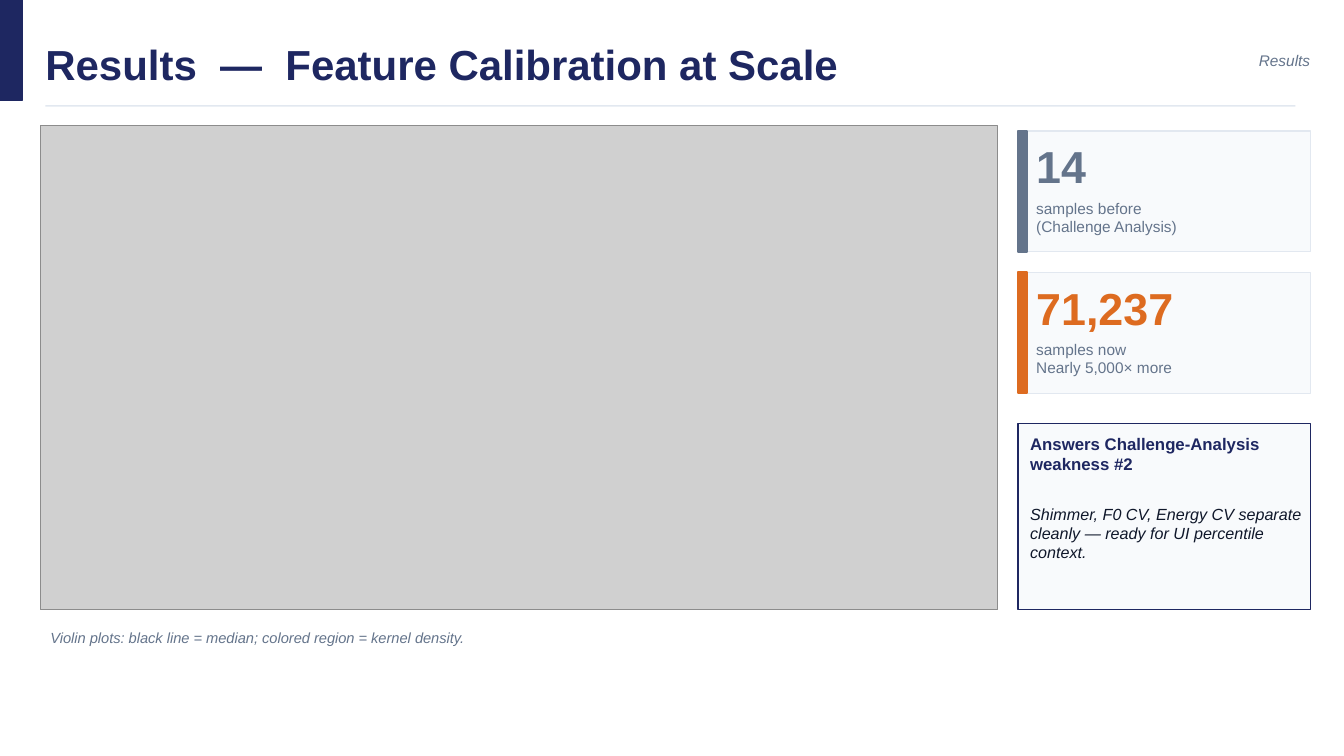
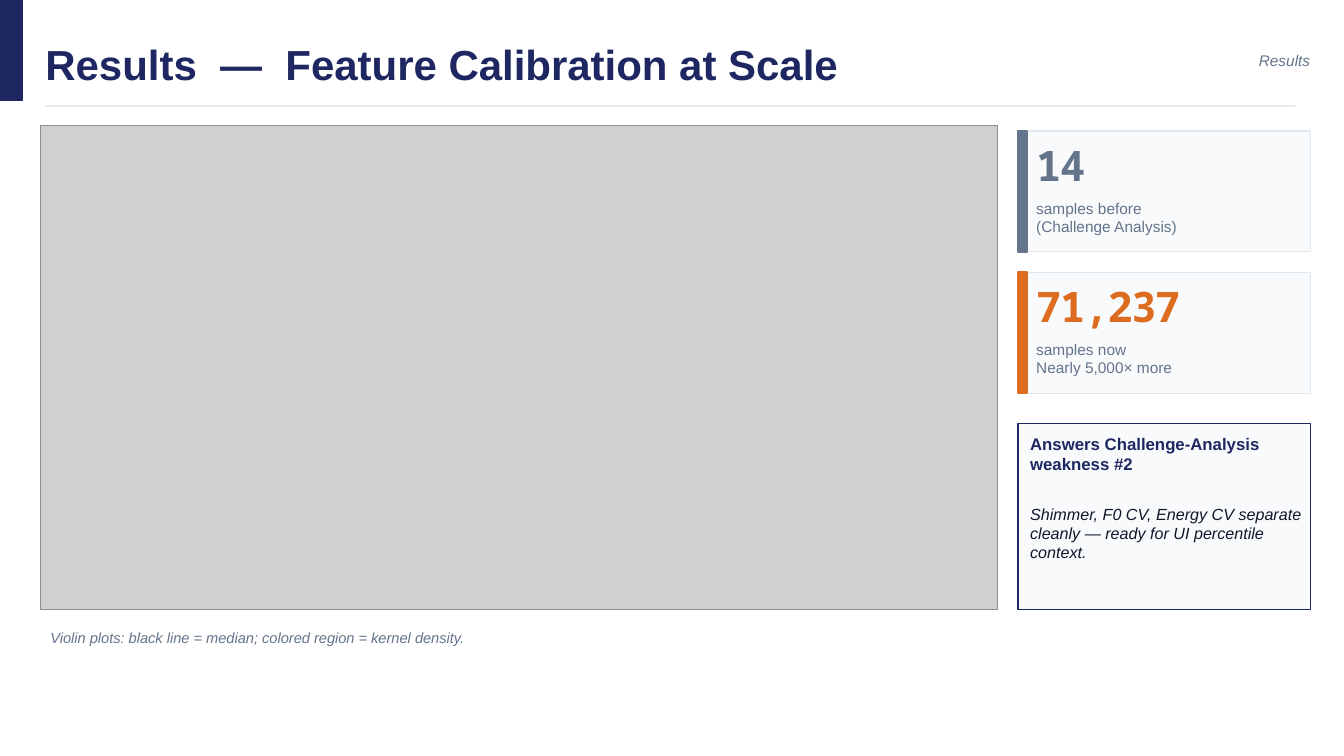
Before and after one commit to if212/Voice-Guard, a slide deck: slide 8 of slides/VoiceGuard - Final Presentation.pptx. Drawn at 1344x756 pixels with LibreOffice and Linux fonts; fonts in the diff are those of the drawing; grey boxes stand for pictures. Boxes give left, top, right and bottom in pixels: in the first picture for what was removed or moved away, otherwise in the second. Text is boxed around its words. In the diff, an @@ line names an element or a change of style, - is before the commit and + after.

```diff
--- a/slides/VoiceGuard - Final Presentation.pptx
+++ b/slides/VoiceGuard - Final Presentation.pptx
@@ text "14" at (x1=1036, y1=151, x2=1085, y2=181): size 32 to 30 pt, font Arial to Noto Sans Mono, letter spacing 0 to -1 pt @@
@@ text "71,237" at (x1=1036, y1=291, x2=1180, y2=329): size 32 to 30 pt, font Arial to Noto Sans Mono, letter spacing 0 to -1 pt @@
```
Also in this commit, not shown: 3 other slides changed, 1 other file.
